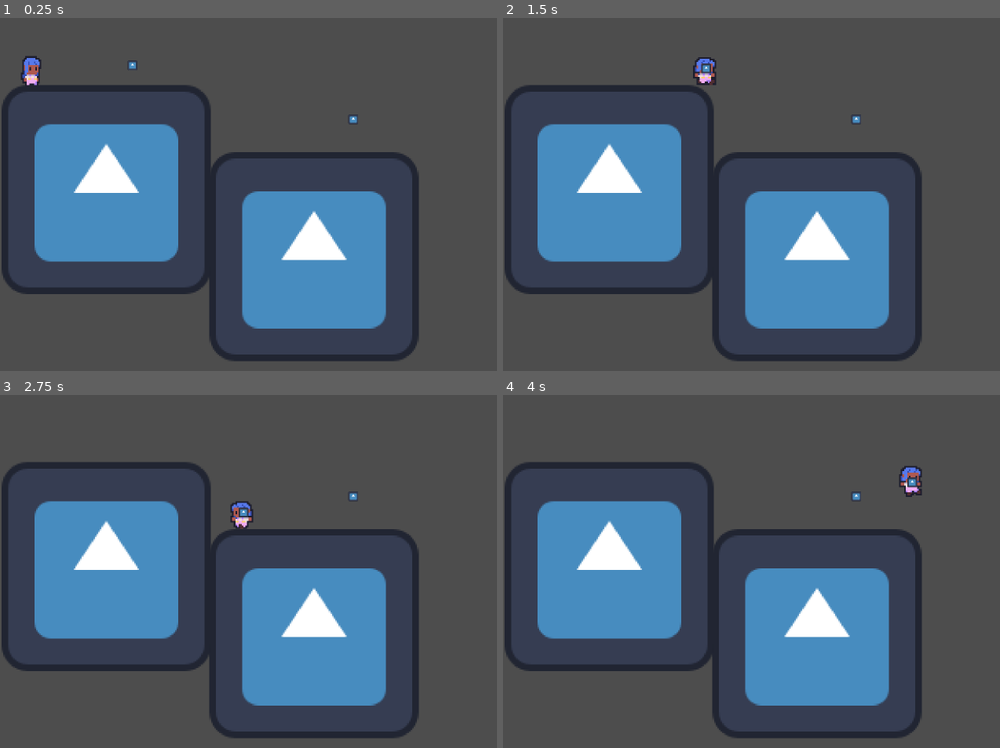
Above: before the commit, frames 1-4 (two rows, left to right).
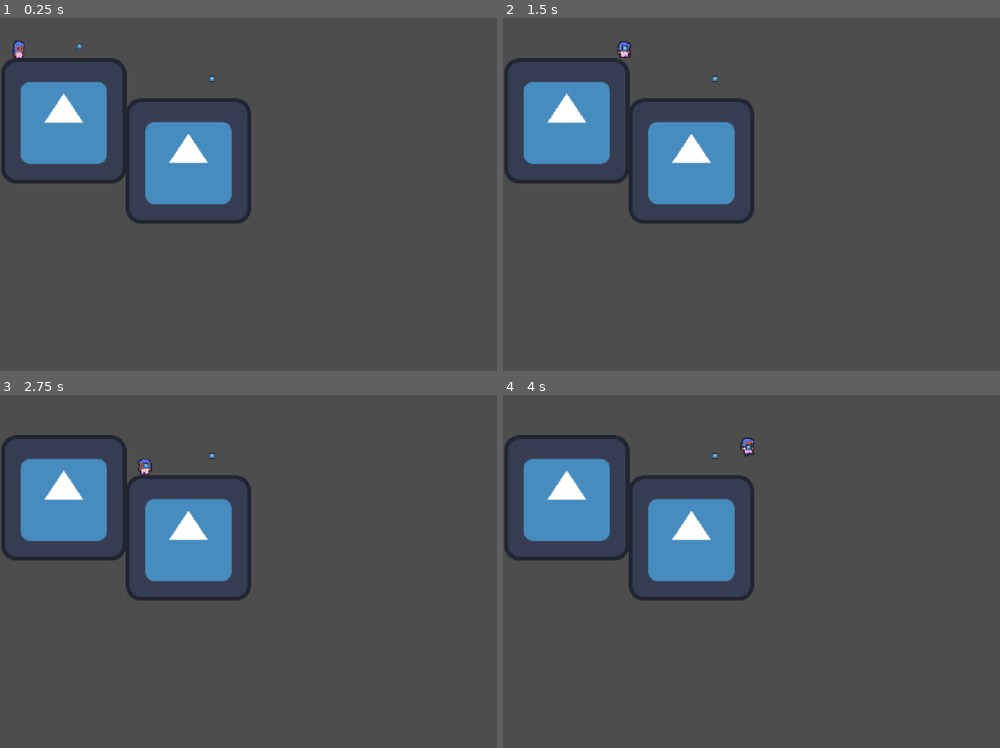
Above: after the commit, the same moments.

Repository: Delwin444/spirit-animal
Game: Godot game, scene res://main.tscn
The game is run twice, just before and just after one commit, with the same random seed, the same clock (stepped at 60 frames per second) and the same inputs. The engine's default icon, where the game draws it, is replaced by a stand-in: a white triangle on a blue panel in a dark square.
Inputs:
- Up to frame 1 (0.25 s): no input
- Up to frame 2 (1.5 s): hold D (move_right) from 0.53 s (still down); tap Space (jump) at 0.77 s
- Up to frame 3 (2.75 s): tap Space (jump) at 1.52 s; release D (move_right) at 2.03 s; hold A (move_left) from 2.03 s (still down)
- Up to frame 4 (4 s): release A (move_left) at 2.78 s; hold D (move_right) from 2.78 s (still down); tap Space (jump) at 3.02, 3.77 s

The runs differ from the first frame. In frame 1, 31% of the frame differs, in the area x 0-85%, y 6-98%; in frame 2, 31%; in frame 3, 31%; in frame 4, 31%, in the area x 0-85%, y 11-98%.

Commit message:
Change resolution to 1920x1080

Diff:
--- a/project.godot
+++ b/project.godot
@@ -21,6 +21,8 @@
 
 [display]
 
+window/size/viewport_width=1920
+window/size/viewport_height=1080
 window/stretch/mode="canvas_items"
 window/stretch/scale=3.0
 
